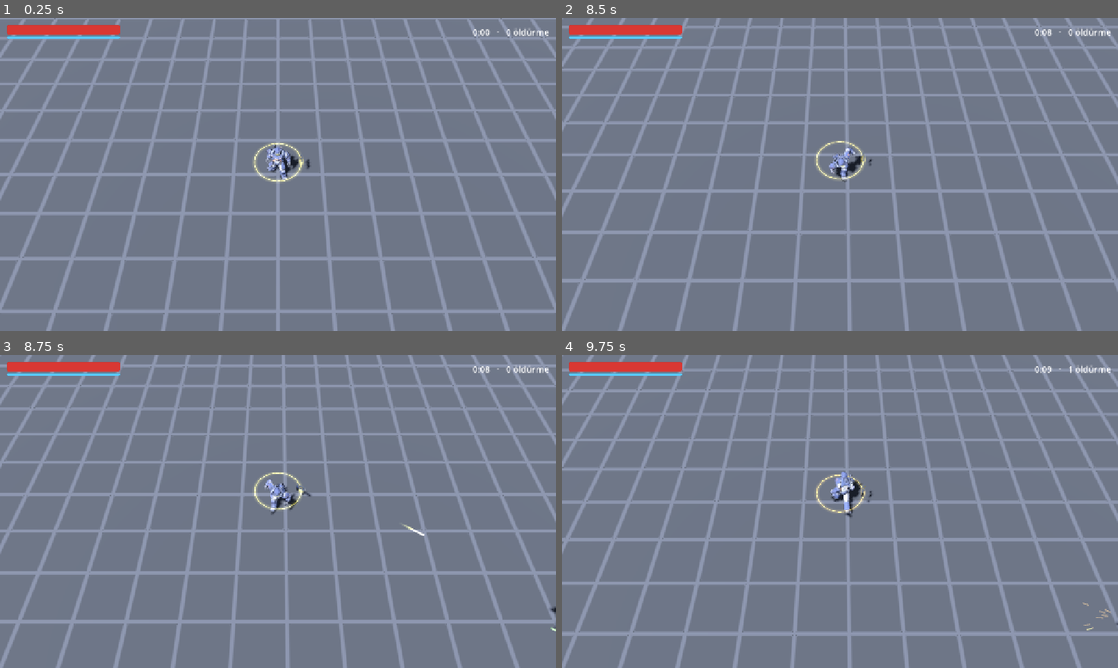
Above: before the commit, frames 1-4 (two rows, left to right).
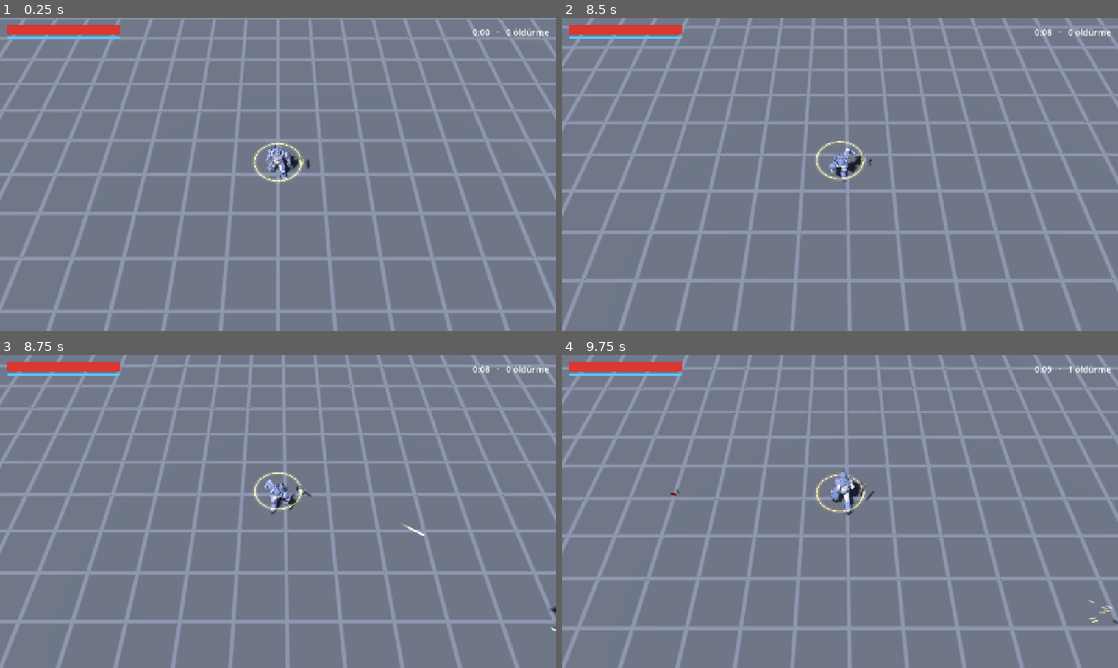
Above: after the commit, the same moments.

Repository: AIVoidLabs/Deadzone-Last-Stand
Game: Godot game, scene res://scenes/main.tscn
The game is run twice, just before and just after one commit, with the same random seed, the same clock (stepped at 60 frames per second) and the same inputs.
Inputs (mouse positions are in pixels of both pictures, inside the frame that each line leads up to):
- Up to frame 1 (0.25 s): no input
- Up to frame 2 (8.5 s): tap Enter at 0.5 s; move the mouse to (962, 158) at 0.52 s; hold D (move_right) 0.53-1.25 s; tap Space (dash) at 0.6, 2.3, 3.8, 5.1, 6.8, 8.1 s; click (962, 158) at 0.67 s; drag from (728, 190) to (812, 237) at 1.27 s; move the mouse to (895, 105) at 2.02 s; hold D (move_right) 2.03-2.75 s; hold Shift 2.03-2.75 s; drag from (812, 237) to (673, 127) at 2.77 s; move the mouse to (1006, 221) at 3.52 s; hold A (move_left) 3.53-4.25 s; tap Ctrl at 3.6 s; tap R (restart) at 4.15 s; drag from (673, 127) to (756, 96) at 4.27 s; move the mouse to (867, 174) at 5.02 s; hold S (move_down) 5.03-5.75 s; click (867, 174) at 5.17 s; drag from (756, 96) to (728, 190) at 5.77 s; move the mouse to (962, 158) at 6.52 s; hold W (move_up) 6.53-7.25 s; tap Alt at 6.6 s; drag from (728, 190) to (812, 237) at 7.27 s; move the mouse to (895, 105) at 8.02 s; hold S (move_down) from 8.03 s (still down)
- Up to frame 3 (8.75 s): keep holding S (move_down)
- Up to frame 4 (9.75 s): release S (move_down) at 8.75 s; drag from (812, 574) to (673, 464) at 8.77 s; move the mouse to (1006, 558) at 9.52 s; hold W (move_up) from 9.53 s (still down); hold Shift from 9.53 s (still down); click (1006, 558) at 9.67 s

Frames 1-3 are identical in both runs. In frame 4, 13% of the frame differs, in the area x 0-100%, y 3-90%.

Commit message:
feat: vuruş geri bildirimi (5.3) - kan sıçraması, yerde solan lekeler, hasar sayıları, öldürmede duraksama ve sarsıntı
Co-Authored-By: Claude Opus 5.5 <noreply@anthropic.com>

Diff:
--- /dev/null
+++ b/assets/shaders/blood_decal.gdshader
@@ -0,0 +1,38 @@
+shader_type spatial;
+// Yerdeki kan lekesi: yatay kare üstünde düzensiz kenarlı leke + çevresinde birkaç damla.
+// MultiMesh örneği başına: COLOR (renk ve solma alfası), INSTANCE_CUSTOM.x (biçim tohumu).
+render_mode blend_mix, depth_draw_never, cull_disabled, shadows_disabled;
+
+uniform float roughness_value : hint_range(0.0, 1.0) = 0.35;
+
+varying float seed;
+varying vec4 tint;
+
+float hash(float n) {
+	return fract(sin(n) * 43758.5453);
+}
+
+void vertex() {
+	seed = INSTANCE_CUSTOM.x;
+	// Örnek rengi sRGB olarak gelir; ışık hesabı doğrusal renk ister.
+	tint = vec4(pow(COLOR.rgb, vec3(2.2)), COLOR.a);
+}
+
+void fragment() {
+	vec2 p = (UV - 0.5) * 2.0;
+	float r = length(p);
+	float a = atan(p.y, p.x);
+	float edge = 0.55 + 0.06 * sin(a * 3.0 + seed * 6.283) + 0.035 * sin(a * 7.0 + seed * 19.0);
+	float shape = 1.0 - smoothstep(edge - 0.06, edge, r);
+	for (int i = 0; i < 4; i++) {
+		float fi = float(i);
+		float da = hash(seed * 13.1 + fi * 3.7) * 6.283;
+		float dd = 0.7 + 0.22 * hash(seed * 7.3 + fi * 1.9);
+		float dr = 0.05 + 0.07 * hash(seed * 3.1 + fi * 5.3);
+		vec2 c = vec2(cos(da), sin(da)) * dd;
+		shape = max(shape, 1.0 - smoothstep(dr - 0.03, dr, length(p - c)));
+	}
+	ALBEDO = tint.rgb * mix(0.6, 1.0, smoothstep(0.0, edge, r));
+	ROUGHNESS = roughness_value;
+	ALPHA = shape * tint.a;
+}
--- a/scripts/autoload/game_flow.gd
+++ b/scripts/autoload/game_flow.gd
@@ -9,10 +9,33 @@
 var state: State = State.PLAYING
 ## Bekleme sırasında yeniden başlatılırsa eski bekleyişi geçersiz kılar.
 var _run_id: int = 0
+var _hit_stop: HitStop = HitStop.new(Tuning.HIT_STOP_COOLDOWN)
 
 
 func _ready() -> void:
 	process_mode = Node.PROCESS_MODE_ALWAYS
+
+
+func _process(_delta: float) -> void:
+	if Engine.time_scale != 1.0 and not _hit_stop.is_active(_now()):
+		Engine.time_scale = 1.0
+
+
+## Vuruş duraksaması: oyun kısa süre yavaşlar (gerçek zamanla ölçülür). Engine.time_scale'e yalnız burası dokunur.
+func hit_stop(duration: float) -> void:
+	if not Tuning.FEATURE_HIT_STOP or state != State.PLAYING:
+		return
+	if _hit_stop.request(_now(), duration):
+		Engine.time_scale = Tuning.HIT_STOP_TIME_SCALE
+
+
+func _now() -> float:
+	return Time.get_ticks_usec() / 1000000.0
+
+
+func _clear_hit_stop() -> void:
+	_hit_stop.reset()
+	Engine.time_scale = 1.0
 
 
 func _unhandled_input(input_event: InputEvent) -> void:
@@ -25,6 +48,7 @@
 		return
 	state = State.GAME_OVER
 	_run_id += 1
+	_clear_hit_stop()
 	if Tuning.GAME_OVER_DELAY > 0.0:
 		# Ölüm animasyonu oynasın diye dünya kısa süre akmaya devam eder.
 		var run: int = _run_id
@@ -38,6 +62,7 @@
 func restart() -> void:
 	state = State.PLAYING
 	_run_id += 1
+	_clear_hit_stop()
 	get_tree().paused = false
 	get_tree().reload_current_scene()
 	run_started.emit()
--- a/scripts/data/quality_profiles.gd
+++ b/scripts/data/quality_profiles.gd
@@ -13,9 +13,10 @@
 
 const TABLE: Dictionary = {
 	# spark_amount: isabet başına kıvılcım. muzzle_light: atışta kısa nokta ışığı.
-	&"low": {"max_enemies": 150, "shadows": false, "msaa": 0, "spark_amount": 4, "muzzle_light": false},
-	&"medium": {"max_enemies": 250, "shadows": true, "msaa": 1, "spark_amount": 6, "muzzle_light": true},
-	&"high": {"max_enemies": 350, "shadows": true, "msaa": 2, "spark_amount": 10, "muzzle_light": true},
+	# blood_amount: isabet başına kan damlası (ölümde katlanır). decal_max: yerde aynı anda en çok leke.
+	&"low": {"max_enemies": 150, "shadows": false, "msaa": 0, "spark_amount": 4, "muzzle_light": false, "blood_amount": 4, "decal_max": 48},
+	&"medium": {"max_enemies": 250, "shadows": true, "msaa": 1, "spark_amount": 6, "muzzle_light": true, "blood_amount": 6, "decal_max": 128},
+	&"high": {"max_enemies": 350, "shadows": true, "msaa": 2, "spark_amount": 10, "muzzle_light": true, "blood_amount": 9, "decal_max": 256},
 }
 
 
--- a/scripts/enemies/enemy_manager.gd
+++ b/scripts/enemies/enemy_manager.gd
@@ -6,6 +6,8 @@
 ## (böylece aynı kare içinde indeksler kaymaz).
 
 signal enemy_killed(at: Vector3)
+## Her isabette (öldüren dahil). at: zombinin yerdeki konumu; direction: vuruş yönü.
+signal enemy_damaged(at: Vector3, direction: Vector2, amount: float, killed: bool)
 
 const PHYSICS_PRIORITY: int = -10
 const HIT_QUERY_MARGIN: float = 1.0
@@ -108,6 +110,8 @@
 	_hp[index] -= amount
 	_nodes[index].notify_hit(amount)
 	var row: Dictionary = _rows[index]
+	var at: Vector3 = Vector3(_pos[index].x, 0.0, _pos[index].y)
+	enemy_damaged.emit(at, direction, amount, _hp[index] <= 0.0)
 	if _hp[index] <= 0.0:
 		_kill(index, Knockback.impulse(direction, knockback * Tuning.ZOMBIE_DEATH_KNOCKBACK_FACTOR, row["weight"]))
 		return
--- /dev/null
+++ b/scripts/fx/blood_fx.gd
@@ -0,0 +1,157 @@
+class_name BloodFx
+extends Node3D
+## Stilize kan: isabette küçük, ölümde büyük sıçrama (havuzlu parçacık) ve yerde solan lekeler
+## (tek MultiMesh, halka tampon). Sayılar kalite profilinden: blood_amount, decal_max.
+
+const DECAL_SHADER: Shader = preload("res://assets/shaders/blood_decal.gdshader")
+const SPLASH_POOL: int = 24
+const SPLASH_HEIGHT: float = 1.15
+const SPLASH_SPREAD_DEG: float = 40.0
+const SPLASH_SPEED: Vector2 = Vector2(2.0, 5.0)
+const SPLASH_LIFETIME: float = 0.45
+const SPLASH_GRAVITY: Vector3 = Vector3(0.0, -14.0, 0.0)
+const DROP_SIZE: float = 0.07
+const BLOOD_COLOR: Color = Color(0.36, 0.02, 0.03)
+const DECAL_Y: float = 0.012
+## Üst üste binen lekeler titreşmesin diye her lekeye eklenen küçük yükseklik farkı.
+const DECAL_LAYER_STEP: float = 0.0004
+const DECAL_LAYERS: int = 8
+const DECAL_SIZE_HIT: Vector2 = Vector2(0.35, 0.6)
+const DECAL_SIZE_KILL: Vector2 = Vector2(0.8, 1.2)
+
+var _splashes: Array[CPUParticles3D] = []
+var _next_splash: int = 0
+var _decals: MultiMeshInstance3D
+var _decal_born: PackedFloat32Array = PackedFloat32Array()
+var _next_decal: int = 0
+var _time: float = 0.0
+
+
+func _ready() -> void:
+	name = "BloodFx"
+	_build_splashes()
+	if Tuning.FEATURE_BLOOD_DECALS:
+		_build_decals()
+	_apply_quality(Quality.current)
+	Quality.profile_changed.connect(_apply_quality)
+
+
+func _process(delta: float) -> void:
+	_time += delta
+	if _decals != null:
+		_fade_decals()
+
+
+## at: zombinin yerdeki konumu; direction: merminin gidiş yönü (kan bu yöne saçılır).
+func on_enemy_damaged(at: Vector3, direction: Vector2, _amount: float, killed: bool) -> void:
+	_splash(at, direction, killed)
+	if _decals == null:
+		return
+	if killed:
+		_add_decal(at, direction, DECAL_SIZE_KILL, 0.4)
+	elif randf() < Tuning.BLOOD_DECAL_CHANCE_HIT:
+		_add_decal(at, direction, DECAL_SIZE_HIT, 0.9)
+
+
+func _splash(at: Vector3, direction: Vector2, big: bool) -> void:
+	var splash: CPUParticles3D = _splashes[_next_splash]
+	_next_splash = (_next_splash + 1) % _splashes.size()
+	var origin: Vector3 = at + Vector3.UP * SPLASH_HEIGHT
+	splash.global_position = origin
+	splash.look_at(origin + Vector3(direction.x, 0.25, direction.y).normalized(), Vector3.UP)
+	var base: int = Quality.get_value("blood_amount")
+	splash.amount = base * Tuning.BLOOD_KILL_MULTIPLIER if big else base
+	splash.restart()
+
+
+## Lekeyi vuruş yönünde, zombinin biraz ötesine bırakır. reach: yönde ne kadar ileri (m, en çok).
+func _add_decal(at: Vector3, direction: Vector2, size_range: Vector2, reach: float) -> void:
+	var count: int = _decals.multimesh.instance_count
+	var index: int = _next_decal
+	_next_decal = (_next_decal + 1) % count
+	var offset: Vector2 = direction * randf_range(0.1, reach)
+	var size: float = randf_range(size_range.x, size_range.y)
+	var basis: Basis = Basis(Vector3.UP, randf() * TAU).scaled(Vector3(size, 1.0, size))
+	var y: float = DECAL_Y + DECAL_LAYER_STEP * float(index % DECAL_LAYERS)
+	_decals.multimesh.set_instance_transform(index, Transform3D(basis, Vector3(at.x + offset.x, y, at.z + offset.y)))
+	_decals.multimesh.set_instance_custom_data(index, Color(randf(), 0.0, 0.0, 0.0))
+	_decals.multimesh.set_instance_color(index, BLOOD_COLOR)
+	_decal_born[index] = _time
+
+
+func _fade_decals() -> void:
+	var multimesh: MultiMesh = _decals.multimesh
+	var fade_start: float = Tuning.BLOOD_DECAL_LIFETIME - Tuning.BLOOD_DECAL_FADE_TIME
+	for i: int in multimesh.instance_count:
+		var born: float = _decal_born[i]
+		if born < 0.0:
+			continue
+		var age: float = _time - born
+		if age < fade_start:
+			continue
+		var alpha: float = 1.0 - clampf((age - fade_start) / Tuning.BLOOD_DECAL_FADE_TIME, 0.0, 1.0)
+		multimesh.set_instance_color(i, Color(BLOOD_COLOR, alpha))
+		if alpha <= 0.0:
+			_decal_born[i] = -1.0
+
+
+func _build_splashes() -> void:
+	var material: StandardMaterial3D = StandardMaterial3D.new()
+	material.albedo_color = BLOOD_COLOR
+	material.roughness = 0.35
+	var drop: BoxMesh = BoxMesh.new()
+	drop.size = Vector3.ONE * DROP_SIZE
+	drop.material = material
+	var shrink: Curve = Curve.new()
+	shrink.add_point(Vector2(0.0, 1.0))
+	shrink.add_point(Vector2(1.0, 0.2))
+	for _i in SPLASH_POOL:
+		var splash: CPUParticles3D = CPUParticles3D.new()
+		splash.emitting = false
+		splash.one_shot = true
+		splash.explosiveness = 0.9
+		splash.lifetime = SPLASH_LIFETIME
+		splash.local_coords = false
+		splash.mesh = drop
+		splash.direction = Vector3.FORWARD
+		splash.spread = SPLASH_SPREAD_DEG
+		splash.gravity = SPLASH_GRAVITY
+		splash.initial_velocity_min = SPLASH_SPEED.x
+		splash.initial_velocity_max = SPLASH_SPEED.y
+		splash.scale_amount_min = 0.5
+		splash.scale_amount_max = 1.4
+		splash.scale_amount_curve = shrink
+		add_child(splash)
+		_splashes.append(splash)
+
+
+func _build_decals() -> void:
+	var plane: PlaneMesh = PlaneMesh.new()
+	plane.size = Vector2.ONE
+	var material: ShaderMaterial = ShaderMaterial.new()
+	material.shader = DECAL_SHADER
+	plane.material = material
+	var multimesh: MultiMesh = MultiMesh.new()
+	multimesh.transform_format = MultiMesh.TRANSFORM_3D
+	multimesh.use_colors = true
+	multimesh.use_custom_data = true
+	multimesh.mesh = plane
+	_decals = MultiMeshInstance3D.new()
+	_decals.name = "BloodDecals"
+	_decals.multimesh = multimesh
+	_decals.cast_shadow = GeometryInstance3D.SHADOW_CASTING_SETTING_OFF
+	add_child(_decals)
+
+
+func _apply_quality(_profile: StringName) -> void:
+	if _decals == null:
+		return
+	var count: int = Quality.get_value("decal_max")
+	var multimesh: MultiMesh = _decals.multimesh
+	multimesh.instance_count = count
+	_decal_born.resize(count)
+	for i: int in count:
+		_decal_born[i] = -1.0
+		multimesh.set_instance_transform(i, Transform3D(Basis.from_scale(Vector3.ZERO), Vector3.ZERO))
+		multimesh.set_instance_color(i, Color(BLOOD_COLOR, 0.0))
+	_next_decal = 0
--- /dev/null
+++ b/scripts/fx/damage_numbers.gd
@@ -0,0 +1,79 @@
+class_name DamageNumbers
+extends Node3D
+## Zombinin üstünde yükselip sönen hasar sayıları. Sabit Label3D havuzu, en eski yeniden kullanılır.
+## Öldüren vuruşun sayısı daha büyük ve sıcak renkli.
+
+const POOL_SIZE: int = 48
+const HEIGHT: float = 1.9
+const JITTER: float = 0.35
+const RISE: float = 0.9
+const LIFETIME: float = 0.65
+const POP_TIME: float = 0.08
+const POP_SCALE: float = 1.5
+const FONT_SIZE: int = 56
+const OUTLINE_SIZE: int = 14
+const PIXEL_SIZE: float = 0.0042
+const KILL_SCALE: float = 1.35
+const HIT_COLOR: Color = Color(1.0, 0.97, 0.9)
+const KILL_COLOR: Color = Color(1.0, 0.68, 0.2)
+const OUTLINE_COLOR: Color = Color(0.08, 0.05, 0.05)
+
+var _labels: Array[Label3D] = []
+var _start: PackedVector3Array = PackedVector3Array()
+var _age: PackedFloat32Array = PackedFloat32Array()
+var _size: PackedFloat32Array = PackedFloat32Array()
+var _next: int = 0
+
+
+func _ready() -> void:
+	name = "DamageNumbers"
+	for _i in POOL_SIZE:
+		var label: Label3D = Label3D.new()
+		label.billboard = BaseMaterial3D.BILLBOARD_ENABLED
+		label.no_depth_test = true
+		label.fixed_size = false
+		label.pixel_size = PIXEL_SIZE
+		label.font_size = FONT_SIZE
+		label.outline_size = OUTLINE_SIZE
+		label.outline_modulate = OUTLINE_COLOR
+		label.render_priority = 10
+		label.outline_render_priority = 9
+		label.visible = false
+		add_child(label)
+		_labels.append(label)
+		_start.append(Vector3.ZERO)
+		_age.append(-1.0)
+		_size.append(1.0)
+
+
+func _process(delta: float) -> void:
+	for i: int in _labels.size():
+		if _age[i] < 0.0:
+			continue
+		_age[i] += delta
+		var t: float = _age[i] / LIFETIME
+		var label: Label3D = _labels[i]
+		if t >= 1.0:
+			_age[i] = -1.0
+			label.visible = false
+			continue
+		# Hızlı yükselip yavaşlar; başta kısa bir büyüme, son yarıda söner.
+		label.position = _start[i] + Vector3.UP * RISE * (1.0 - pow(1.0 - t, 3.0))
+		var pop: float = lerpf(POP_SCALE, 1.0, clampf(_age[i] / POP_TIME, 0.0, 1.0))
+		label.scale = Vector3.ONE * pop * _size[i]
+		label.modulate.a = 1.0 - smoothstep(0.5, 1.0, t)
+		label.outline_modulate.a = label.modulate.a
+
+
+func on_enemy_damaged(at: Vector3, _direction: Vector2, amount: float, killed: bool) -> void:
+	var i: int = _next
+	_next = (_next + 1) % _labels.size()
+	var label: Label3D = _labels[i]
+	label.text = str(roundi(amount))
+	label.modulate = KILL_COLOR if killed else HIT_COLOR
+	label.outline_modulate = OUTLINE_COLOR
+	_size[i] = KILL_SCALE if killed else 1.0
+	_start[i] = at + Vector3(randf_range(-JITTER, JITTER), HEIGHT, randf_range(-JITTER, JITTER))
+	_age[i] = 0.0
+	label.position = _start[i]
+	label.visible = true
--- /dev/null
+++ b/scripts/game/hit_stop.gd
@@ -0,0 +1,30 @@
+class_name HitStop
+extends RefCounted
+## Vuruş duraksaması (hit-stop) kuralı: oyun çok kısa süre yavaşlar. Sürüde art arda öldürmeler
+## oyunu sürekli kesmesin diye iki duraksama arasında bekleme süresi vardır. Zaman dışarıdan gelir.
+
+var cooldown: float
+var _ends_at: float = -1.0
+var _ready_at: float = 0.0
+
+
+func _init(p_cooldown: float) -> void:
+	cooldown = p_cooldown
+
+
+## now anında duration süreli duraksama ister. Dönüş: başladı mı.
+func request(now: float, duration: float) -> bool:
+	if duration <= 0.0 or now < _ready_at:
+		return false
+	_ends_at = now + duration
+	_ready_at = _ends_at + cooldown
+	return true
+
+
+func is_active(now: float) -> bool:
+	return now < _ends_at
+
+
+func reset() -> void:
+	_ends_at = -1.0
+	_ready_at = 0.0
--- a/scripts/main.gd
+++ b/scripts/main.gd
@@ -35,6 +35,8 @@
 		if event_name == &"hit":
 			camera.add_trauma(Tuning.CAMERA_SHAKE_ON_PLAYER_HIT))
 
+	_add_hit_feedback(enemies, camera)
+
 	var hud: Hud = Hud.new()
 	hud.setup(player, enemies)
 	add_child(hud)
@@ -44,6 +46,24 @@
 
 	if OS.is_debug_build():
 		_add_debug_tools(player, enemies, projectiles, camera, weapons)
+
+
+## Vuruş geri bildirimi: kan, lekeler, hasar sayıları, öldürmede duraksama ve sarsıntı.
+func _add_hit_feedback(enemies: EnemyManager, camera: FollowCamera) -> void:
+	if Tuning.FEATURE_BLOOD:
+		var blood: BloodFx = BloodFx.new()
+		add_child(blood)
+		enemies.enemy_damaged.connect(blood.on_enemy_damaged)
+	if Tuning.FEATURE_DAMAGE_NUMBERS:
+		var numbers: DamageNumbers = DamageNumbers.new()
+		add_child(numbers)
+		enemies.enemy_damaged.connect(numbers.on_enemy_damaged)
+	enemies.enemy_damaged.connect(func(_at: Vector3, _dir: Vector2, _amount: float, killed: bool) -> void:
+		if not killed:
+			return
+		GameFlow.hit_stop(Tuning.HIT_STOP_KILL_TIME)
+		if Tuning.FEATURE_KILL_SHAKE:
+			camera.add_trauma(Tuning.CAMERA_SHAKE_ON_KILL))
 
 
 func _add_debug_tools(player: Player, enemies: EnemyManager, projectiles: ProjectilePool, camera: FollowCamera, weapons: WeaponRig) -> void:
--- a/scripts/tuning.gd
+++ b/scripts/tuning.gd
@@ -38,6 +38,12 @@
 const FEATURE_TRACERS: bool = true
 const FEATURE_MUZZLE_FLASH: bool = true
 const FEATURE_IMPACT_SPARKS: bool = true
+## Vuruş geri bildirimi (5.3): kan sıçraması, yerde lekeler, hasar sayıları, öldürmede duraksama ve sarsıntı.
+const FEATURE_BLOOD: bool = true
+const FEATURE_BLOOD_DECALS: bool = true
+const FEATURE_DAMAGE_NUMBERS: bool = true
+const FEATURE_HIT_STOP: bool = true
+const FEATURE_KILL_SHAKE: bool = true
 ## Asker gövdesinin hıza ve dönüşe göre yatması.
 const FEATURE_PLAYER_LEAN: bool = true
 
@@ -143,6 +149,16 @@
 ## Enerji çemberinin rengi ve silahların altındaki yüksekliği (m).
 const ENERGY_RING_COLOR: Color = Color(1.0, 0.55, 0.15)
 const ENERGY_RING_DROP: float = 0.14
+## Kan: isabette yere leke düşme olasılığı, ölümde sıçrama çarpanı, lekenin yaşam ve solma süresi (sn).
+const BLOOD_DECAL_CHANCE_HIT: float = 0.3
+const BLOOD_KILL_MULTIPLIER: int = 3
+const BLOOD_DECAL_LIFETIME: float = 12.0
+const BLOOD_DECAL_FADE_TIME: float = 3.0
+## Öldürmede duraksama: süre (gerçek sn), oyun hızı ve iki duraksama arası bekleme.
+const HIT_STOP_KILL_TIME: float = 0.045
+const HIT_STOP_TIME_SCALE: float = 0.08
+const HIT_STOP_COOLDOWN: float = 0.3
+const CAMERA_SHAKE_ON_KILL: float = 0.12
 ## Debug: F7 ile eklenen silah.
 const DEBUG_WEAPON: StringName = &"pistol"
 const PROJECTILE_LENGTH: float = 0.6
--- /dev/null
+++ b/tests/test_hit_stop.gd
@@ -0,0 +1,43 @@
+extends GutTest
+
+const EPSILON: float = 0.0001
+
+
+func _new() -> HitStop:
+	return HitStop.new(Tuning.HIT_STOP_COOLDOWN)
+
+
+func test_starts_and_ends_after_duration() -> void:
+	var stop: HitStop = _new()
+	assert_true(stop.request(1.0, Tuning.HIT_STOP_KILL_TIME))
+	assert_true(stop.is_active(1.0 + Tuning.HIT_STOP_KILL_TIME * 0.5))
+	assert_false(stop.is_active(1.0 + Tuning.HIT_STOP_KILL_TIME + EPSILON))
+
+
+func test_cooldown_blocks_back_to_back_kills() -> void:
+	var stop: HitStop = _new()
+	stop.request(0.0, Tuning.HIT_STOP_KILL_TIME)
+	var blocked_at: float = Tuning.HIT_STOP_KILL_TIME + Tuning.HIT_STOP_COOLDOWN * 0.5
+	assert_false(stop.request(blocked_at, Tuning.HIT_STOP_KILL_TIME))
+	var open_at: float = Tuning.HIT_STOP_KILL_TIME + Tuning.HIT_STOP_COOLDOWN + EPSILON
+	assert_true(stop.request(open_at, Tuning.HIT_STOP_KILL_TIME))
+
+
+func test_zero_duration_does_nothing() -> void:
+	var stop: HitStop = _new()
+	assert_false(stop.request(0.0, 0.0))
+	assert_false(stop.is_active(0.0))
+
+
+func test_reset_clears_cooldown() -> void:
+	var stop: HitStop = _new()
+	stop.request(0.0, Tuning.HIT_STOP_KILL_TIME)
+	stop.reset()
+	assert_false(stop.is_active(0.0))
+	assert_true(stop.request(0.001, Tuning.HIT_STOP_KILL_TIME))
+
+
+func test_hordes_cannot_freeze_the_game() -> void:
+	# Her karede öldürme olsa bile oyunun en fazla küçük bir kısmı duraksamada geçmeli.
+	var share: float = Tuning.HIT_STOP_KILL_TIME / (Tuning.HIT_STOP_KILL_TIME + Tuning.HIT_STOP_COOLDOWN)
+	assert_lt(share, 0.25)
Not shown, added: assets/shaders/blood_decal.gdshader.uid
Not shown, added: scripts/fx/blood_fx.gd.uid
Not shown, added: scripts/fx/damage_numbers.gd.uid
Not shown, added: scripts/game/hit_stop.gd.uid
Not shown, added: tests/test_hit_stop.gd.uid
Not shown, changed: CLAUDE.md
Not shown, changed: docs/PROGRESS.md
